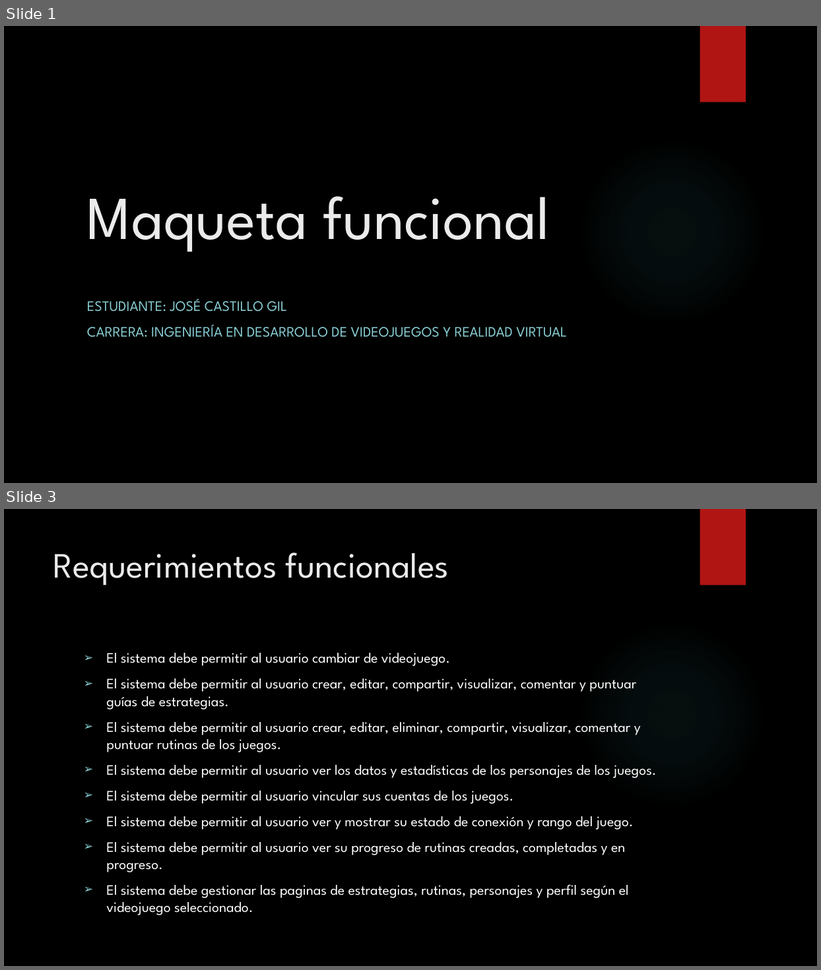
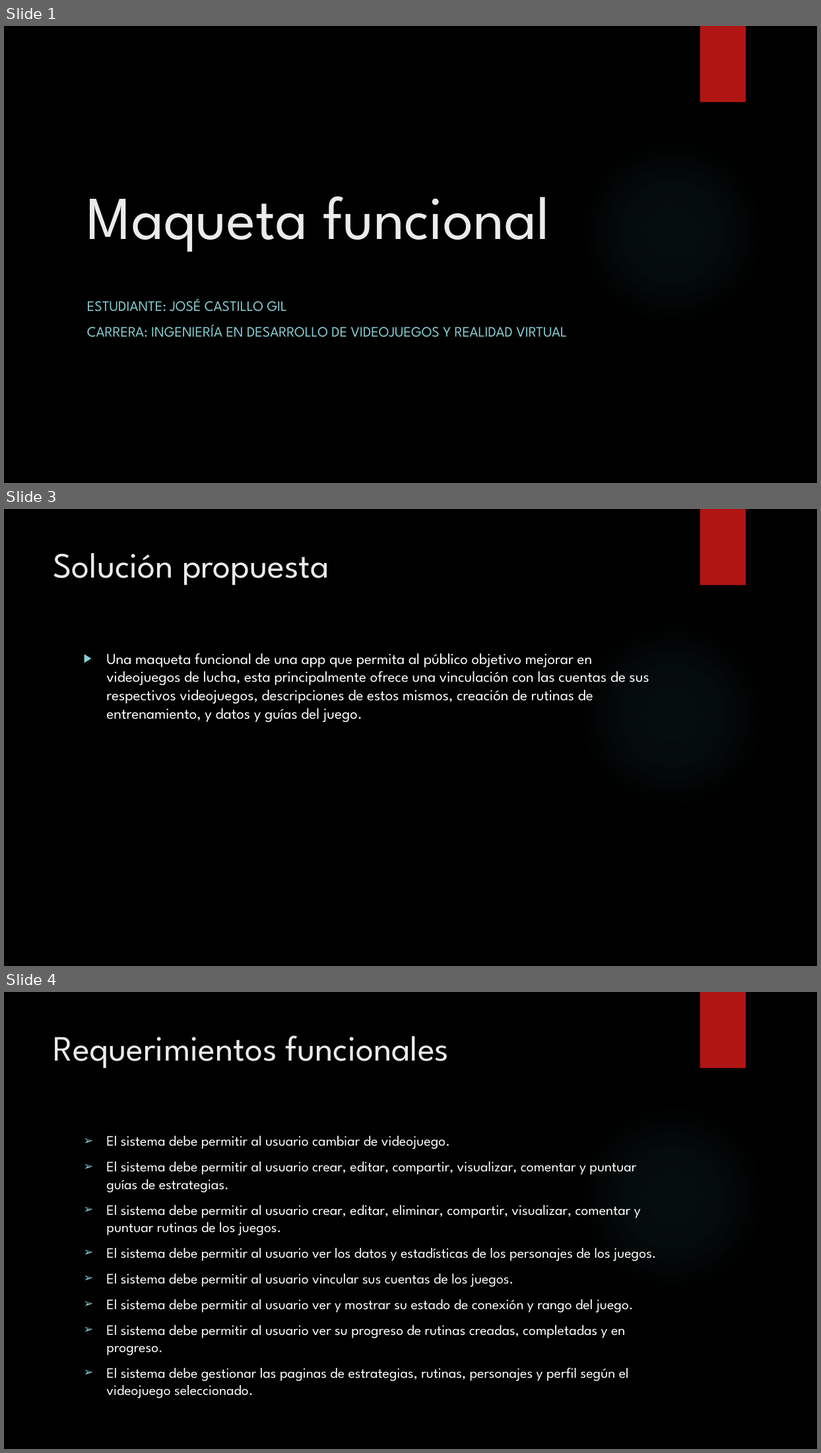
Before and after one commit to 20970594/FGC-Fighting_Game_Coach, a slide deck: Maqueta funcional presentación.pptx. Shown one above the other, each under a label of ours: slides 1 and 3 before the commit, slides 1, 3 and 4 after it; the slides between them are not shown. The pictures are 821x970 and 821x1453 pixels, drawn with LibreOffice and Linux fonts; fonts in the diff are those of the drawing; background and template pictures are left out. Boxes give left, top, right and bottom in pixels: in the first picture for what was removed or moved away, otherwise in the second. Text is boxed around its words. In the diff, an @@ line names an element or a change of style, - is before the commit and + after.

```diff
--- a/Maqueta funcional presentación.pptx
+++ b/Maqueta funcional presentación.pptx
@@ slide 3 added at box(4, 509, 817, 966), background picture (left out); not listed: 2 template elements that a slide beside it also shows @@
@@ title added at box(54, 553, 329, 586), 42 pt, text #EBEBEB @@
+Solución propuesta
@@ text added at box(106, 654, 649, 722), 18 pt, text #FFFFFF @@
+▶ Una maqueta funcional de una app que permita al público objetivo mejorar en videojuegos de lucha, esta principalmente ofrece una vinculación con las cuentas de sus respectivos videojuegos, descripciones de estos mismos, creación de rutinas de entrenamiento, y datos y guías del juego.
@@ what was slide 3 is now slide 4 @@
```
Also in this commit, not shown: 2 slides changed.
